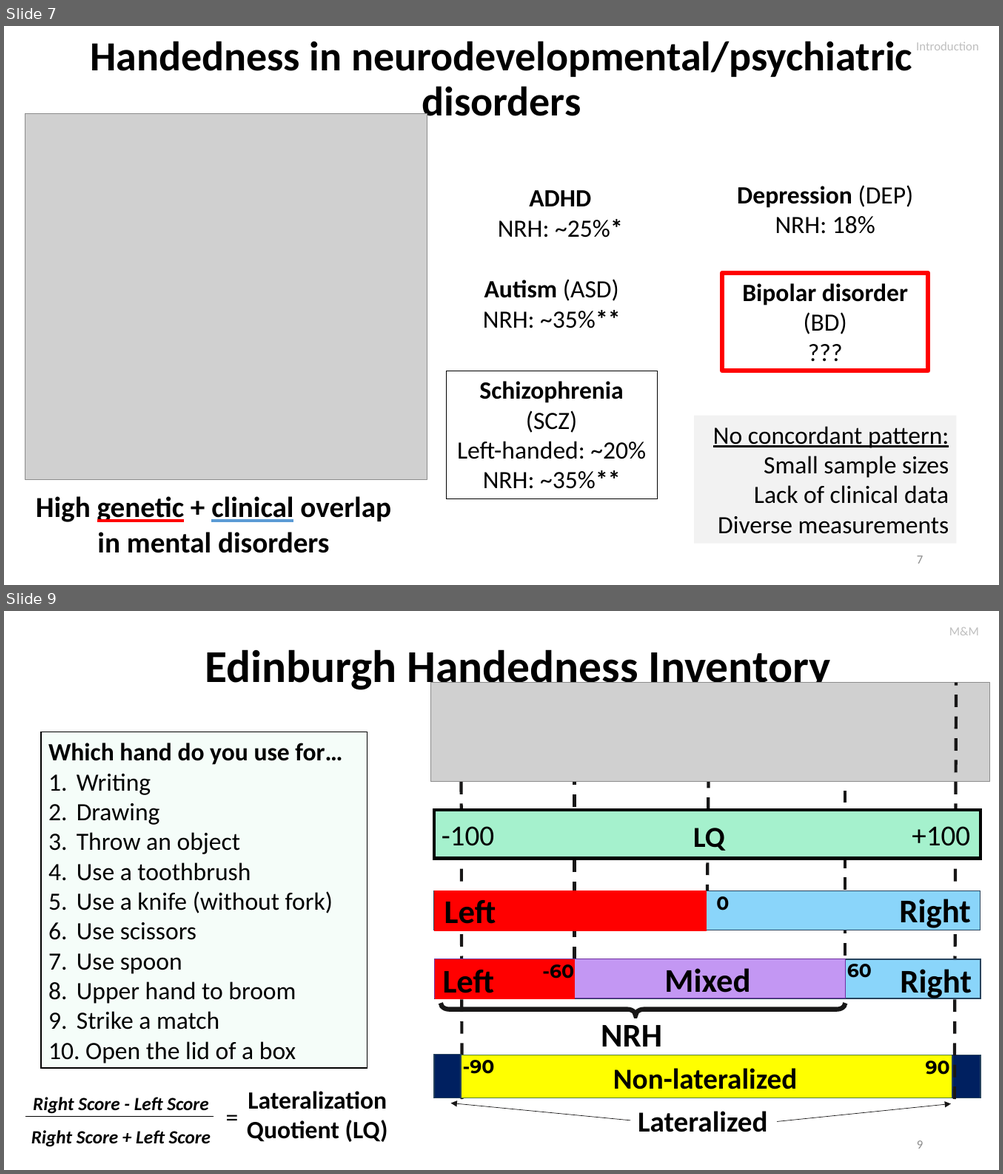
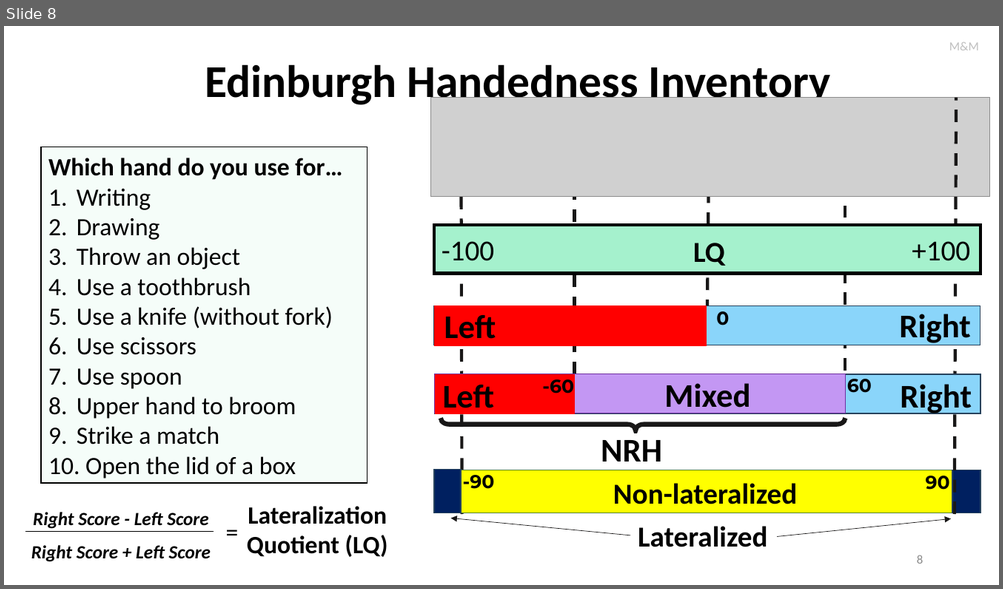
Before and after one commit to igarcia17/EHI_laterality, a slide deck: NorthSeaLateralityCongress_InesGarciaOrtiz.pptx. Shown one above the other, each under a label of ours: slides 7 and 9 before the commit, slide 8 after it; the slides between them are not shown. The pictures are 1003x1174 and 1003x589 pixels, drawn with LibreOffice and Linux fonts; fonts in the diff are those of the drawing; grey boxes stand for pictures. Boxes give left, top, right and bottom in pixels: in the first picture for what was removed or moved away, otherwise in the second. Text is boxed around its words. In the diff, an @@ line names an element or a change of style, - is before the commit and + after.

```diff
--- a/NorthSeaLateralityCongress_InesGarciaOrtiz.pptx
+++ b/NorthSeaLateralityCongress_InesGarciaOrtiz.pptx
@@ slide 7 removed at bbox=[4, 26, 999, 585], background #FFFFFF @@
@@ title removed at bbox=[90, 41, 912, 125] @@
-Handedness in neurodevelopmental/psychiatric disorders
@@ text removed at bbox=[916, 42, 979, 50] @@
-Introduction
@@ picture removed at bbox=[25, 114, 427, 480] @@
@@ text removed at bbox=[498, 190, 623, 238] @@
-ADHD
-NRH: ~25%*
@@ text removed at bbox=[737, 185, 913, 234] @@
-Depression (DEP)
-NRH: 18%
@@ text removed at bbox=[483, 279, 620, 329] @@
-Autism (ASD)
-NRH: ~35%**
@@ rectangle removed at bbox=[722, 273, 928, 371] @@
-Bipolar disorder (BD)
-???
@@ rectangle removed at bbox=[446, 372, 657, 500] @@
-Schizophrenia (SCZ)
-Left-handed: ~20%
-NRH: ~35%**
@@ rectangle removed at bbox=[694, 416, 956, 545] @@
-No concordant pattern:
-Small sample sizes
-Lack of clinical data
-Diverse measurements
@@ text removed at bbox=[36, 497, 391, 554] @@
-High genetic + clinical overlap in mental disorders
@@ page number removed at bbox=[916, 556, 922, 564] @@
-7
@@ what was slide 9 is now slide 8 @@
@@ page number at bbox=[916, 555, 922, 564]: text changed @@
-9
+8
```
Also in this commit, not shown: 11 slides changed, 2 slides added, 1 other file.
